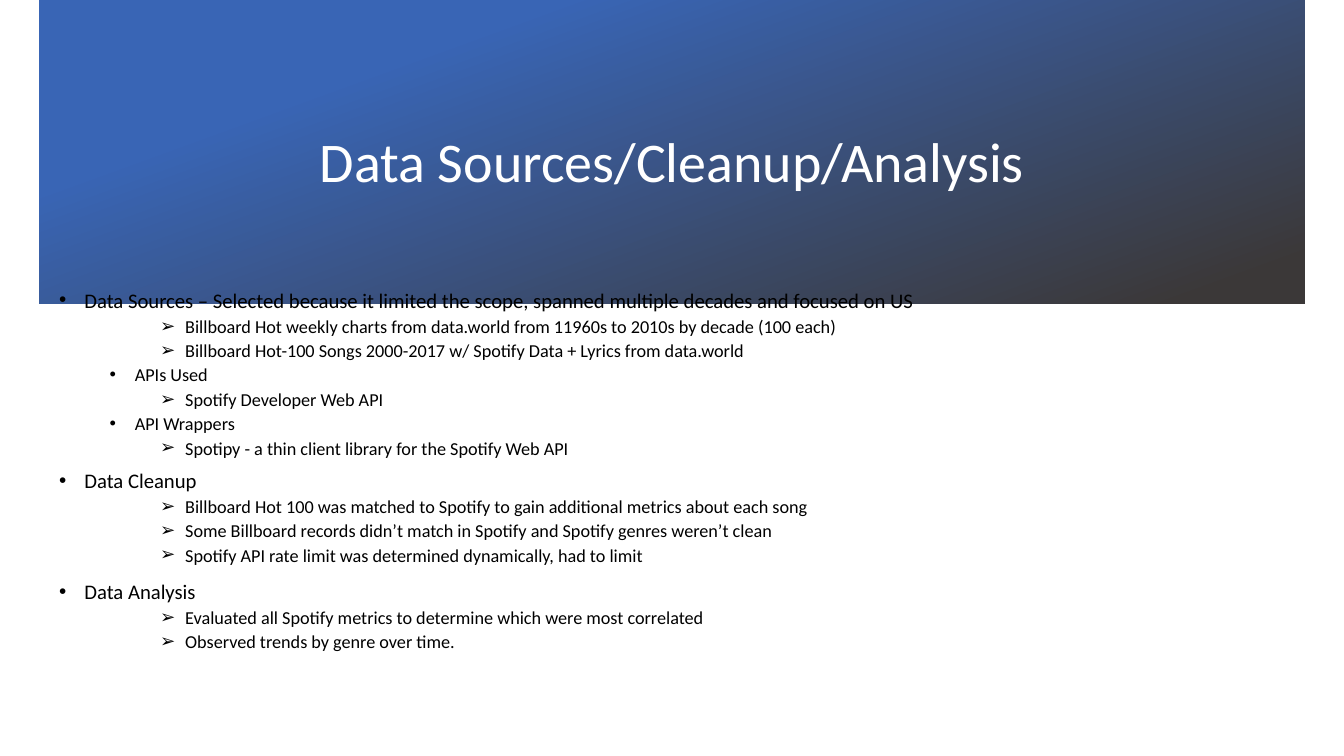
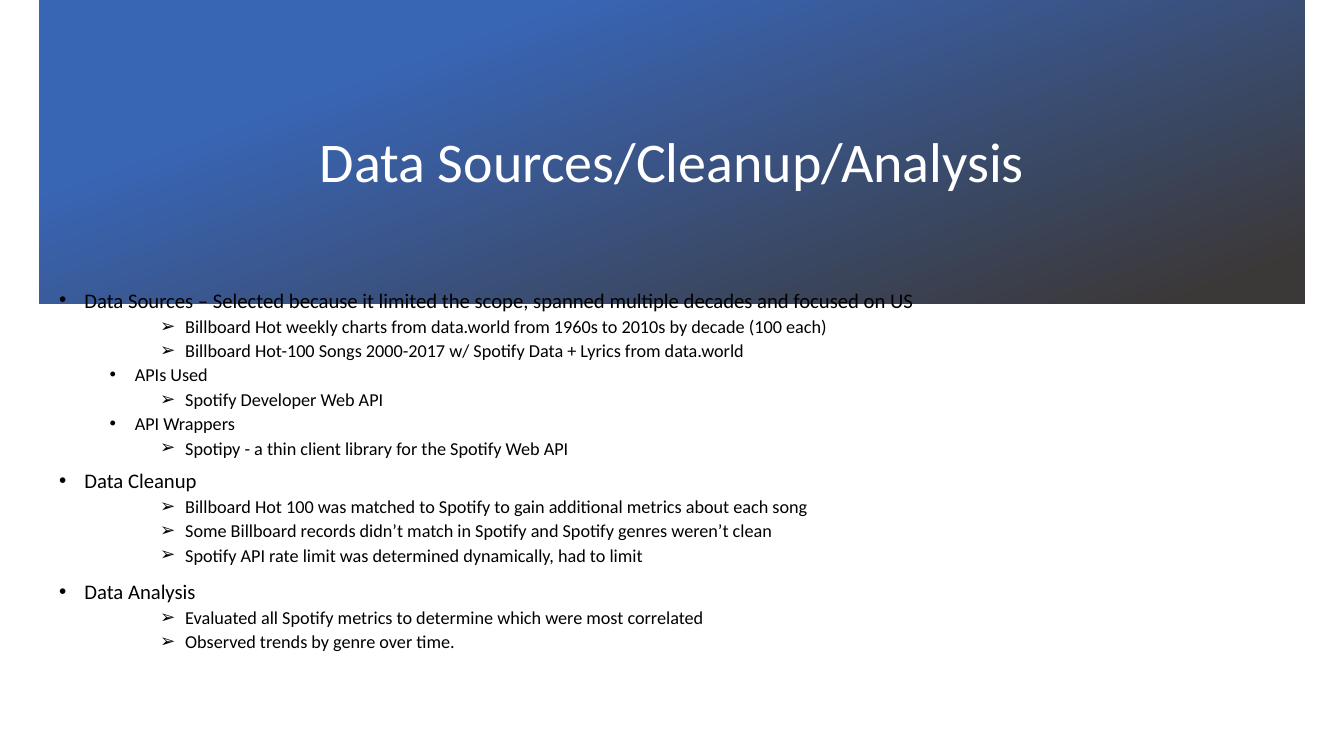
Before and after one commit to c-l-nguyen/hayleys-cosmic-songs, a slide deck: slide 3 of Music Trends Project v1.pptx. Drawn at 1344x756 pixels with LibreOffice and Linux fonts; fonts in the diff are those of the drawing; background and template pictures are left out. Boxes give left, top, right and bottom in pixels: in the first picture for what was removed or moved away, otherwise in the second. Text is boxed around its words. In the diff, an @@ line names an element or a change of style, - is before the commit and + after.

Commit message:
corrected typo

```diff
--- a/Music Trends Project v1.pptx
+++ b/Music Trends Project v1.pptx
@@ text at (185, 320, 826, 336): text changed @@
-    ➢ Billboard Hot weekly charts from data.world from 11960s to 2010s by decade (100 each)
+    ➢ Billboard Hot weekly charts from data.world from 1960s to 2010s by decade (100 each)
```
